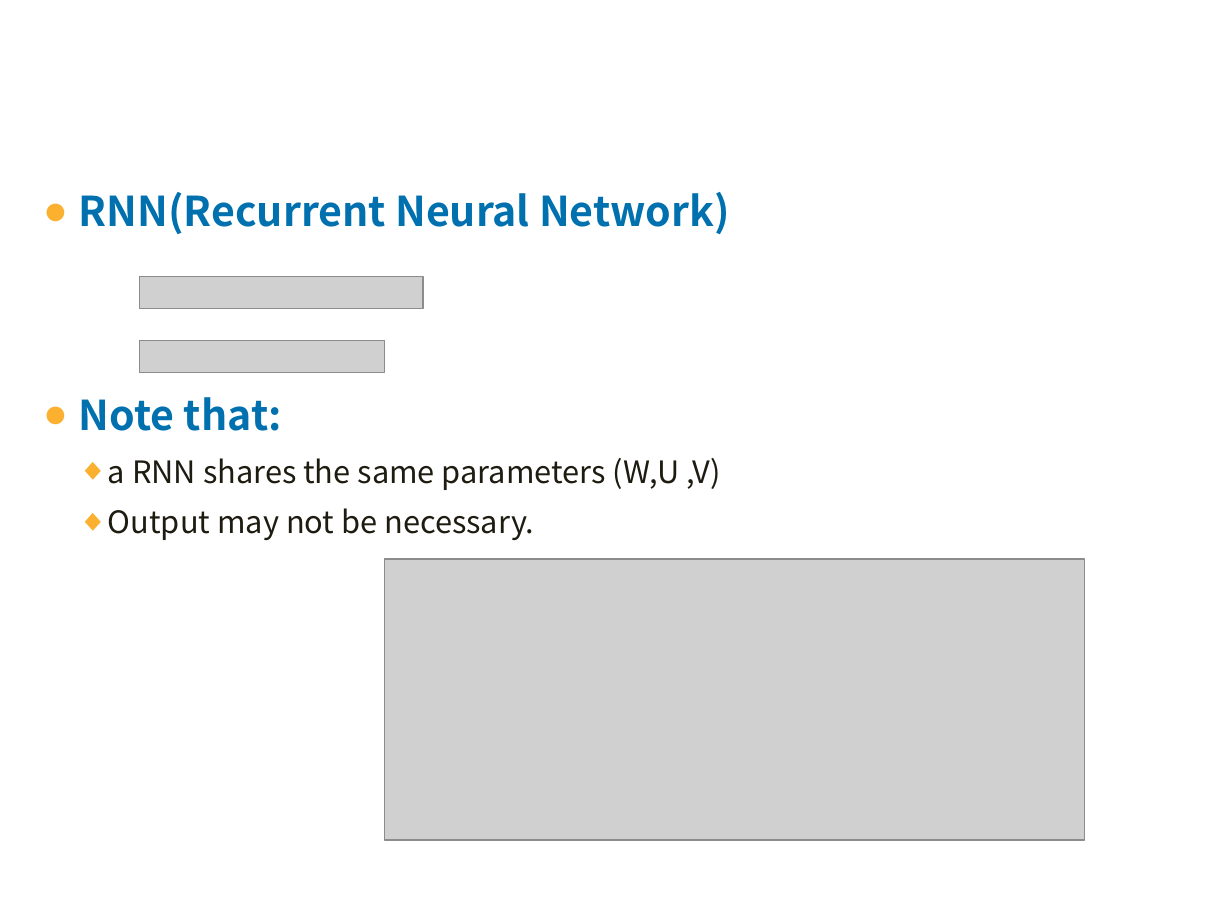
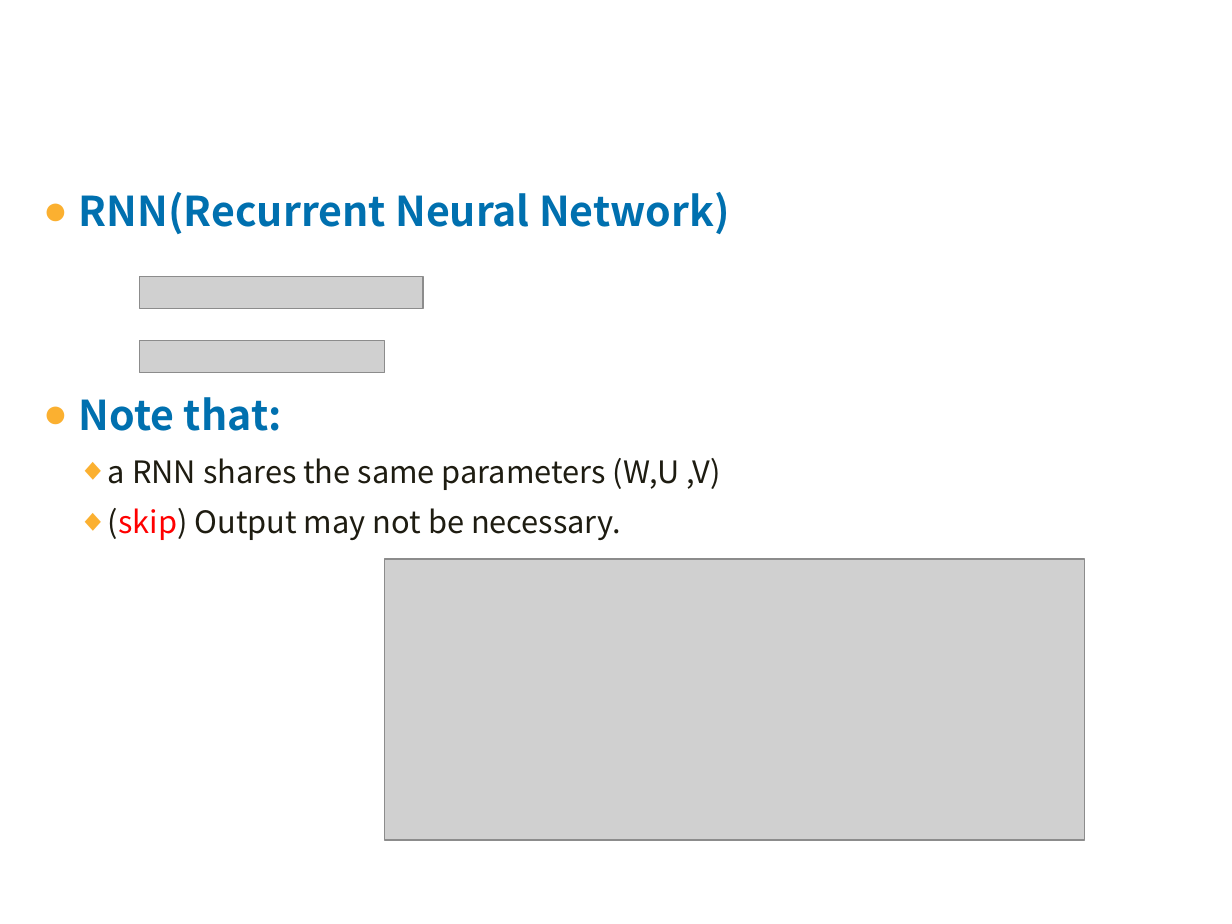
Before and after one commit to jxwb088047/RNN_BPTT_report, a slide deck: slide 5 of 林广和研一下学术ppt-2016-06-06.pptx (slide 4 before the commit). Drawn at 1232x924 pixels with LibreOffice and Linux fonts; fonts in the diff are those of the drawing; grey boxes stand for pictures; background and template pictures are left out. Boxes give left, top, right and bottom in pixels: in the first picture for what was removed or moved away, otherwise in the second. Text is boxed around its words. In the diff, an @@ line names an element or a change of style, - is before the commit and + after.

```diff
--- a/林广和研一下学术ppt-2016-06-06.pptx
+++ b/林广和研一下学术ppt-2016-06-06.pptx
@@ text at (108,508,621,540): text changed @@
-  ◆ Output may not be necessary.
+  ◆ (skip) Output may not be necessary.
```
Also in this commit, not shown: 8 other slides changed, 2 slides added.
